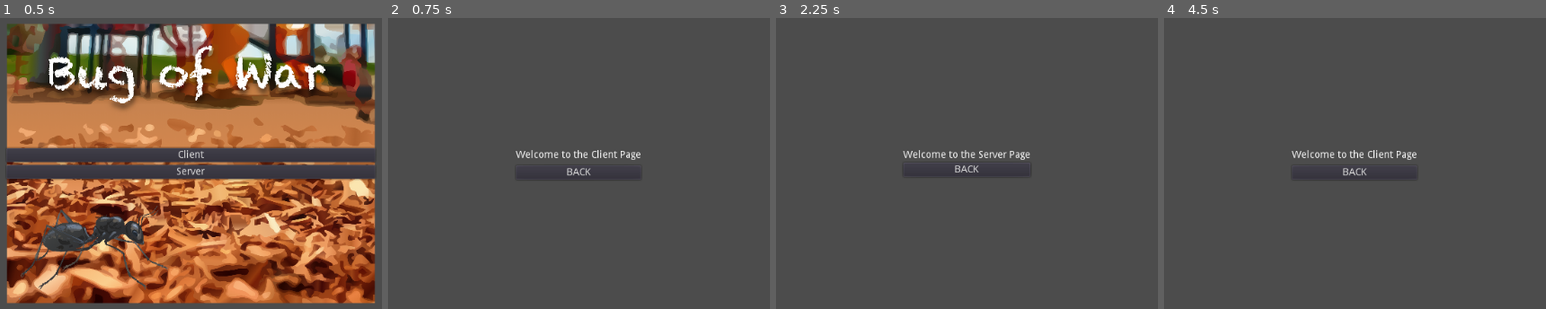
Above: before the commit, frames 1-4 (left to right).
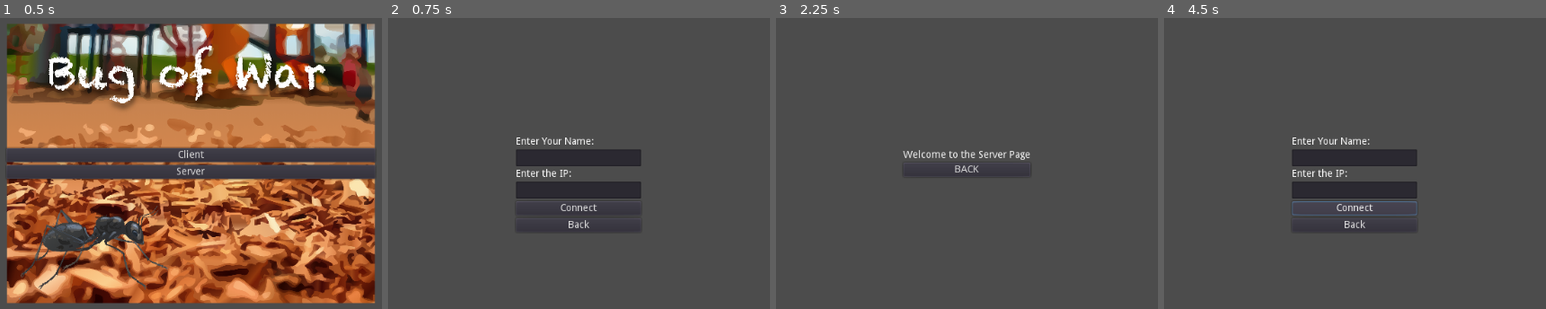
Above: after the commit, the same moments.

Repository: Luzzotica/BugOfWar
Game: Godot game, scene res://Scenes/LandingPage.tscn
The game is run twice, just before and just after one commit, with the same random seed, the same clock (stepped at 60 frames per second) and the same inputs.
Inputs (mouse positions are in pixels of both pictures, inside the frame that each line leads up to):
- Up to frame 1 (0.5 s): no input
- Up to frame 2 (0.75 s): click "Client" at 0.5 s
- Up to frame 3 (2.25 s): click "BACK" (after the commit: "Back") at 1.25 s; click "Server" at 2 s
- Up to frame 4 (4.5 s): click "BACK" at 2.75 s; click "Client" at 3.5 s; click (1355, 207) at 4.25 s, where only the run after the commit has a clickable "Connect"

Frame 1 is identical in both runs. In frame 2, 4.7% of the frame differs, in the area x 33-67%, y 41-74%; in frame 3, nothing differs; in frame 4, 4.8%.
Error after the commit: Trying to assign value of type 'LineEdit' to a variable of type 'TextEdit'. (res://Scenes/ClientStartPage.gd:3)

Commit message:
Added client start page script

Diff:
--- /dev/null
+++ b/Scenes/ClientStartPage.gd
@@ -0,0 +1,13 @@
+extends Node
+
+onready var inputName: TextEdit = $CenterContainer/Name
+onready var inputIp: TextEdit = $CenterContainer/IP
+
+
+func go_to_scene(path: String):
+	Global.goto_scene(path)
+
+
+func _on_Connect_pressed():
+	NetworkManager.setup_client(inputName.text)
+	NetworkManager.connect_to_server(inputIp.text)
--- a/Scenes/ClientStartPage.tscn
+++ b/Scenes/ClientStartPage.tscn
@@ -1,6 +1,6 @@
 [gd_scene load_steps=2 format=2]
 
-[ext_resource path="res://Scripts/Managers/SceneManager.gd" type="Script" id=1]
+[ext_resource path="res://Scenes/ClientStartPage.gd" type="Script" id=1]
 
 [node name="ClientStartPage" type="Control"]
 anchor_right = 1.0
@@ -13,25 +13,43 @@
 anchor_right = 0.5
 anchor_bottom = 0.5
 margin_left = -89.0
-margin_top = -19.0
+margin_top = -38.0
 margin_right = 89.0
-margin_bottom = 19.0
+margin_bottom = 23.0
 alignment = 1
 
 [node name="Label" type="Label" parent="CenterContainer"]
 margin_right = 178.0
 margin_bottom = 14.0
-text = "Welcome to the Client Page"
+text = "Enter Your Name:"
 
-[node name="TextEdit" type="TextEdit" parent="CenterContainer"]
+[node name="Name" type="LineEdit" parent="CenterContainer"]
 margin_top = 18.0
 margin_right = 178.0
-margin_bottom = 18.0
+margin_bottom = 42.0
 
-[node name="Button" type="Button" parent="CenterContainer"]
-margin_top = 22.0
+[node name="Label2" type="Label" parent="CenterContainer"]
+margin_top = 46.0
 margin_right = 178.0
-margin_bottom = 42.0
-text = "BACK"
+margin_bottom = 60.0
+text = "Enter the IP:"
 
-[connection signal="pressed" from="CenterContainer/Button" to="." method="go_to_scene" binds= [ "res://Scenes/LandingPage.tscn" ]]
+[node name="IP" type="LineEdit" parent="CenterContainer"]
+margin_top = 64.0
+margin_right = 178.0
+margin_bottom = 88.0
+
+[node name="Connect" type="Button" parent="CenterContainer"]
+margin_top = 92.0
+margin_right = 178.0
+margin_bottom = 112.0
+text = "Connect"
+
+[node name="Back" type="Button" parent="CenterContainer"]
+margin_top = 116.0
+margin_right = 178.0
+margin_bottom = 136.0
+text = "Back"
+
+[connection signal="pressed" from="CenterContainer/Connect" to="." method="_on_Connect_pressed"]
+[connection signal="pressed" from="CenterContainer/Back" to="." method="go_to_scene" binds= [ "res://Scenes/LandingPage.tscn" ]]
--- a/Scripts/Managers/Network/NetworkManager.gd
+++ b/Scripts/Managers/Network/NetworkManager.gd
@@ -1,5 +1,6 @@
 extends Node2D
 
+const PORT = 4567
 
 # Connect all functions
 
@@ -19,9 +20,9 @@
 	self.player_name = player_name
 
 
-func connect_to_server(ip: String, port: String):
+func connect_to_server(ip: String):
 	var peer = NetworkedMultiplayerENet.new()
-	peer.create_client(ip, port)
+	peer.create_client(ip, PORT)
 	get_tree().network_peer = peer
 
 
--- a/Scripts/Managers/Network/NetworkManager.tscn
+++ b/Scripts/Managers/Network/NetworkManager.tscn
@@ -2,5 +2,5 @@
 
 [ext_resource path="res://Scripts/Managers/Network/NetworkManager.gd" type="Script" id=1]
 
-[node name="Server" type="Node2D"]
+[node name="NetworkManager" type="Node2D"]
 script = ExtResource( 1 )
--- a/project.godot
+++ b/project.godot
@@ -17,6 +17,7 @@
 [autoload]
 
 Global="*res://Scripts/Global.gd"
+NetworkManager="*res://Scripts/Managers/Network/NetworkManager.tscn"
 
 [physics]
 
